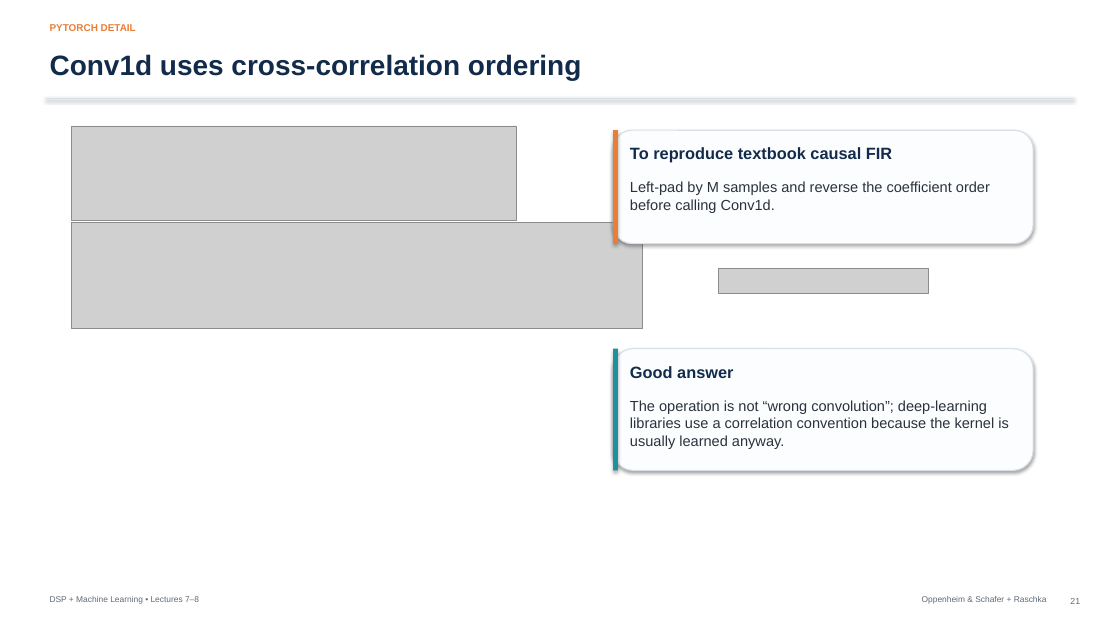
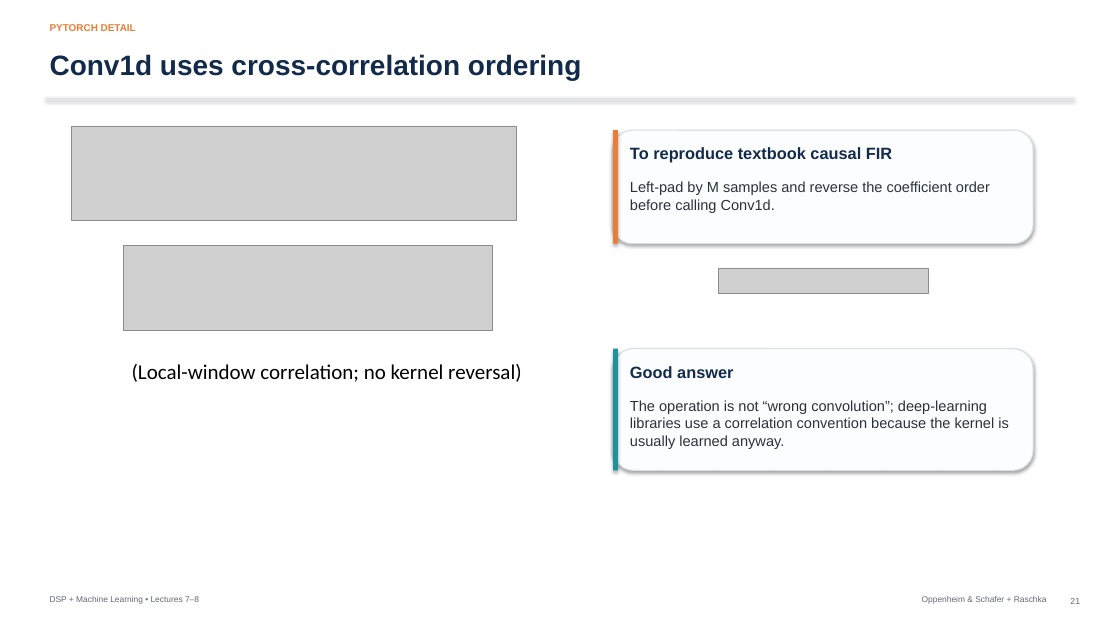
Before and after one commit to mathys2000/ecen45632_f26, a slide deck: slide 22 of lecture_slides/Week4_Lecture7_FIR_Filter_Design_Windowing_Conv1d.pptx. Drawn at 1120x630 pixels with LibreOffice and Linux fonts; fonts in the diff are those of the drawing; grey boxes stand for pictures. Boxes give left, top, right and bottom in pixels: in the first picture for what was removed or moved away, otherwise in the second. Text is boxed around its words. In the diff, an @@ line names an element or a change of style, - is before the commit and + after.

```diff
--- a/lecture_slides/Week4_Lecture7_FIR_Filter_Design_Windowing_Conv1d.pptx
+++ b/lecture_slides/Week4_Lecture7_FIR_Filter_Design_Windowing_Conv1d.pptx
@@ picture resized from (x1=71, y1=223, x2=643, y2=329) to (x1=124, y1=245, x2=493, y2=331) @@
@@ text added at (x1=132, y1=364, x2=521, y2=382), 18 pt, text #000000 @@
+(Local-window correlation; no kernel reversal)
```
Also in this commit, not shown: 1 other slide changed, 28 other files.
